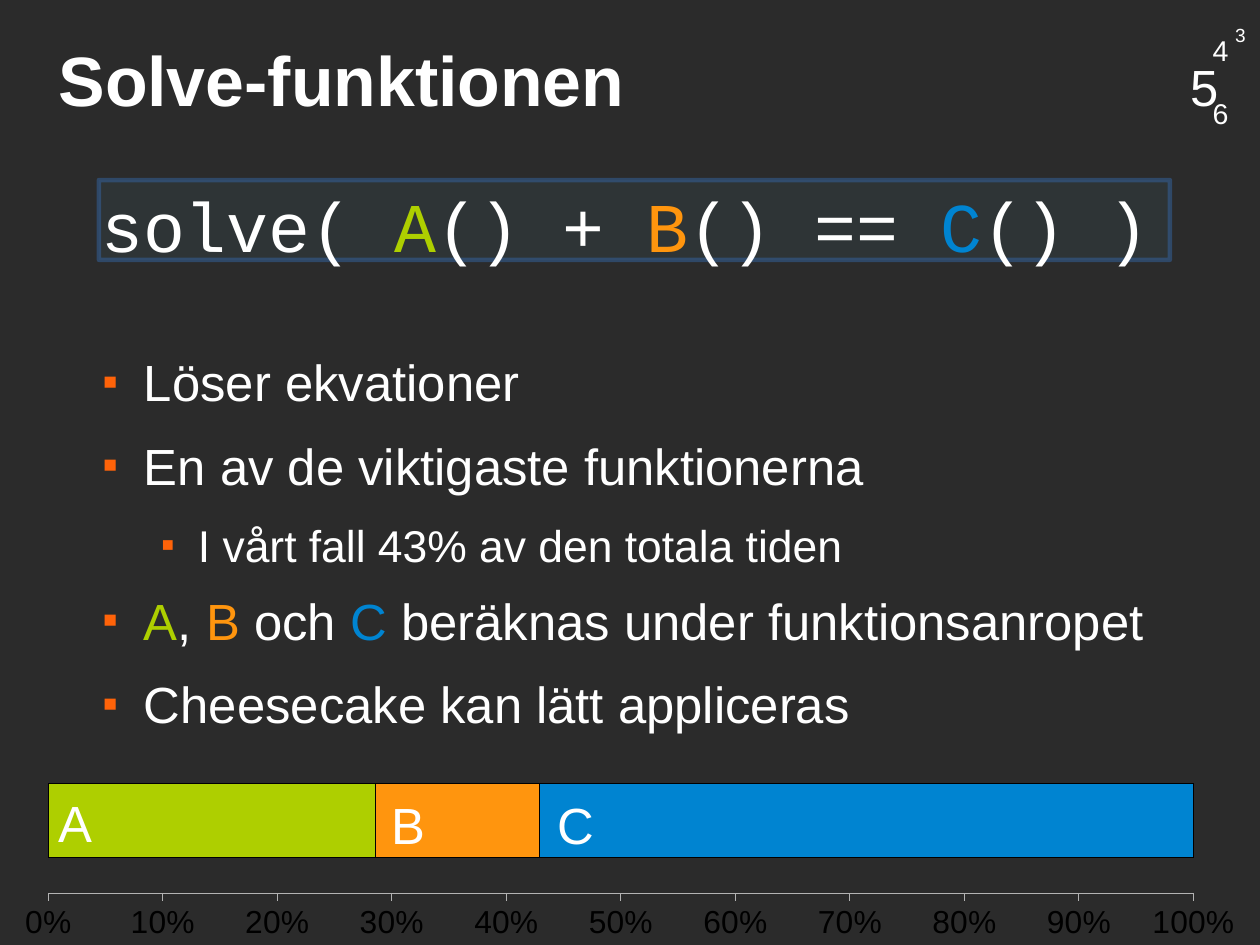
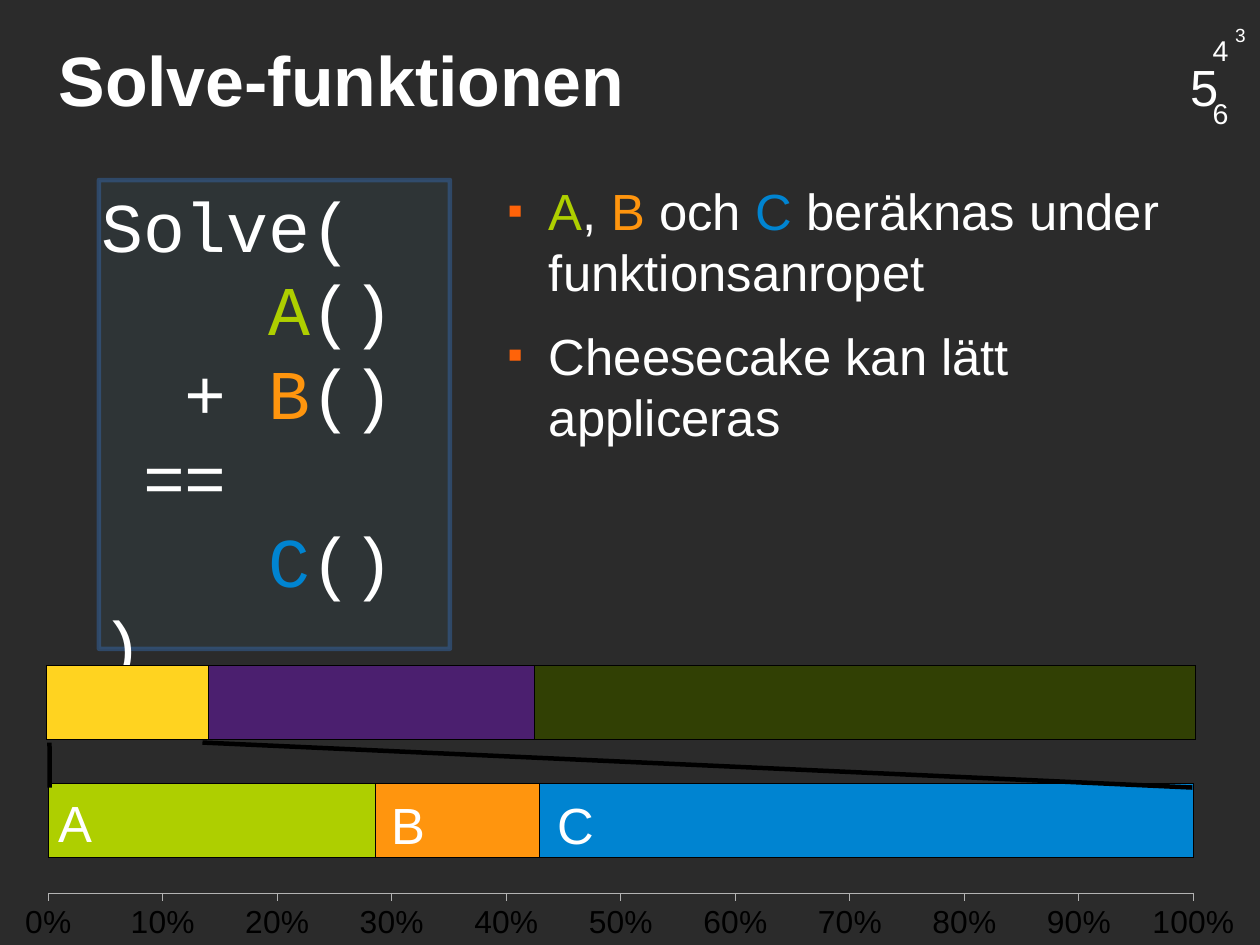
Before and after one commit to saifthe1/openfoam-openmp, a slide deck: slide 14 of presentation/pres.odp. Drawn at 1260x945 pixels with LibreOffice and Linux fonts; fonts in the diff are those of the drawing; background and template pictures are left out; a plain dark background stands for a picture behind light text. Boxes give left, top, right and bottom in pixels: in the first picture for what was removed or moved away, otherwise in the second. Text is boxed around its words. In the diff, an @@ line names an element or a change of style, - is before the commit and + after.

```diff
--- a/presentation/pres.odp
+++ b/presentation/pres.odp
@@ text "Solve( A() + B() == ...": place and size @@
-text "Solve( A() + B() == ..." at [99,180,1171,271]
+text "Solve( A() + B() == ..." at [99,180,450,660]
@@ text at [101,201,395,602]: text changed @@
-solve( A() + B() == C() )
+Solve(
+A()
++ B()
+==
+C()
+)
@@ text "A, B och C beräknas ...": place and size @@
-text "A, B och C beräknas ..." at [144,364,1143,734]
+text "A, B och C beräknas ..." at [549,193,1159,446]
@@ text at [144,364,863,563]: paragraphs removed @@
-■ Löser ekvationer
-■ En av de viktigaste funktionerna
-  ■ I vårt fall 43% av den totala tiden
@@ bar stacked 100% chart added at [23,625,1220,783] @@
+categories: 1
+Series 1: 14
+Series 2: 28
+Series 3: 58
@@ line added from (49, 743) to (49, 788), #000000 2.83 pt @@
@@ line added from (202, 743) to (1193, 788), #000000 2.83 pt @@
```
Also in this commit, not shown: 2 other slides changed.
